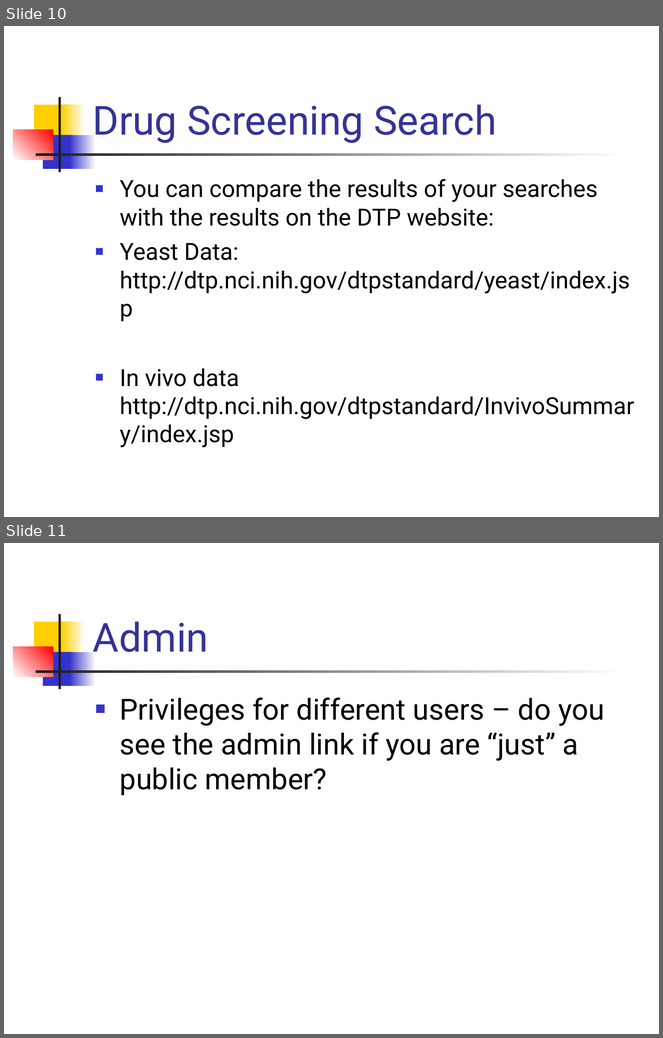
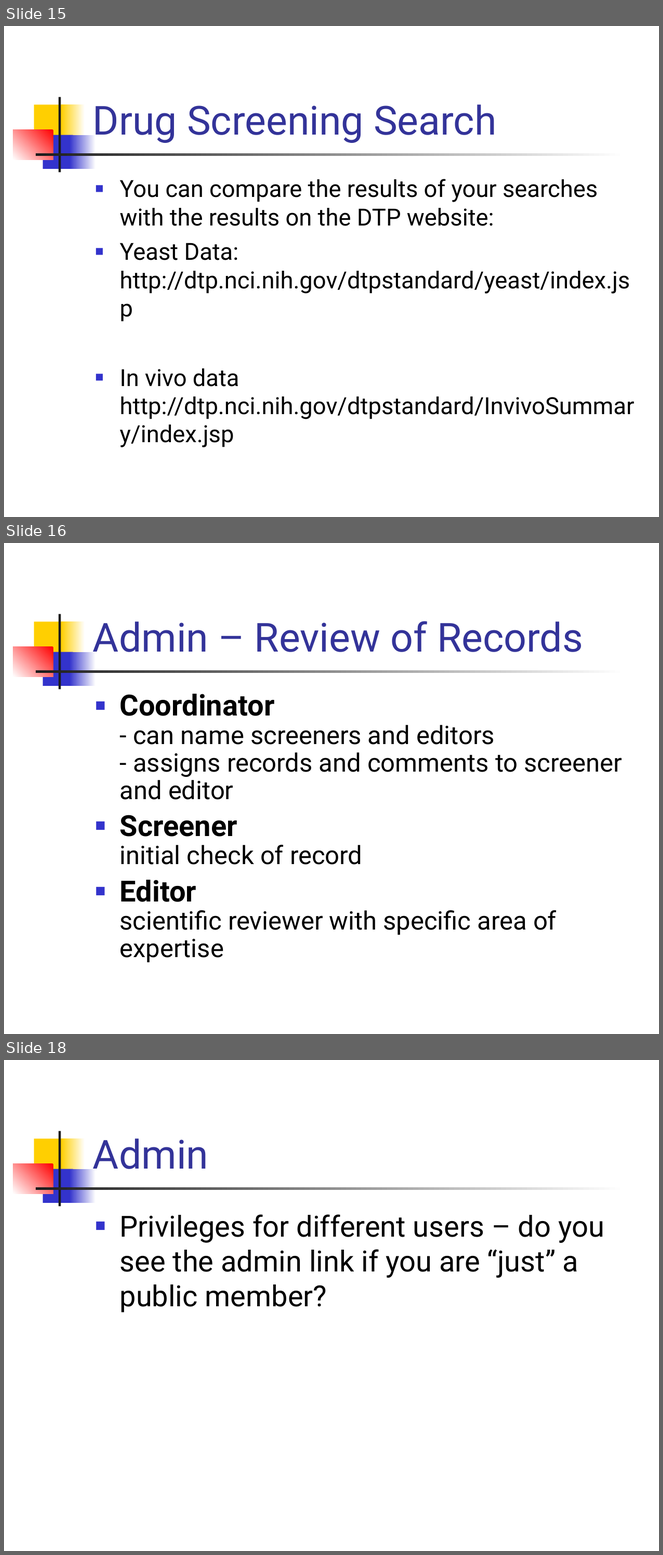
Before and after one commit to NCIP/camod-docs, a slide deck: artifacts/UAT/UAT2/Intro UAT2.ppt. Shown one above the other, each under a label of ours: slides 10 and 11 before the commit, slides 15, 16 and 18 after it; the slides between them are not shown. The pictures are 663x1038 and 663x1555 pixels, drawn with LibreOffice and Linux fonts; fonts in the diff are those of the drawing. Boxes give left, top, right and bottom in pixels: in the first picture for what was removed or moved away, otherwise in the second. Text is boxed around its words. In the diff, an @@ line names an element or a change of style, - is before the commit and + after.

```diff
--- a/artifacts/UAT/UAT2/Intro UAT2.ppt
+++ b/artifacts/UAT/UAT2/Intro UAT2.ppt
@@ slide 16 added at bbox=[4, 543, 659, 1034], background #FFFFFF; not listed: 7 template elements that a slide beside it also shows @@
@@ title added at bbox=[93, 621, 583, 652], 44 pt, text #333399 @@
+Admin – Review of Records
@@ text added at bbox=[120, 694, 622, 963], 28 pt, text #000000 @@
+■ Coordinator
+  - can name screeners and editors
+  - assigns records and comments to screener and editor
+■ Screener
+  initial check of record
+■ Editor
+  scientific reviewer with specific area of expertise
@@ what was slide 10 is now slide 15 @@
@@ what was slide 11 is now slide 18 @@
```
Also in this commit, not shown: 5 slides changed, 7 other slides added, 1 slide removed, 6 other files.
